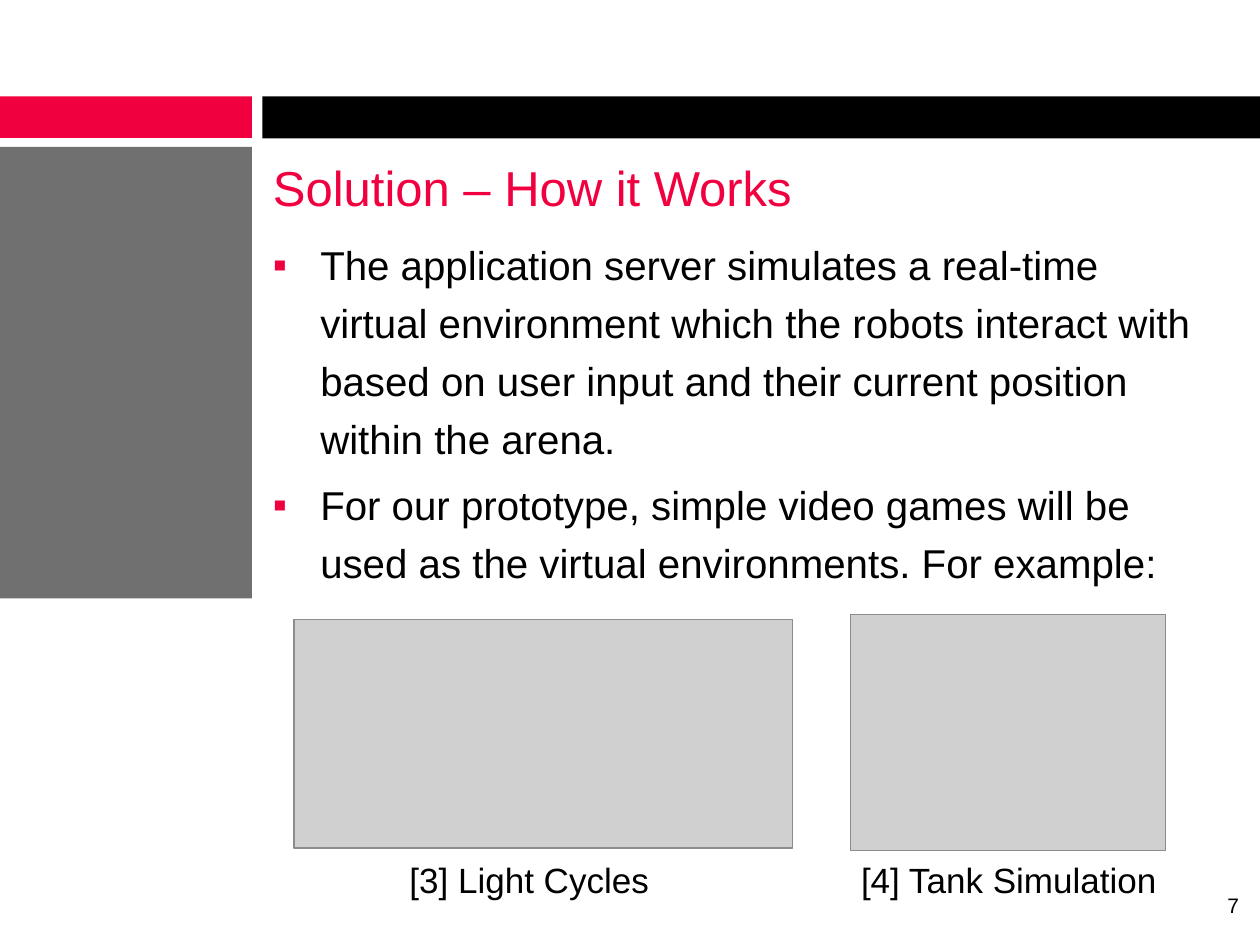
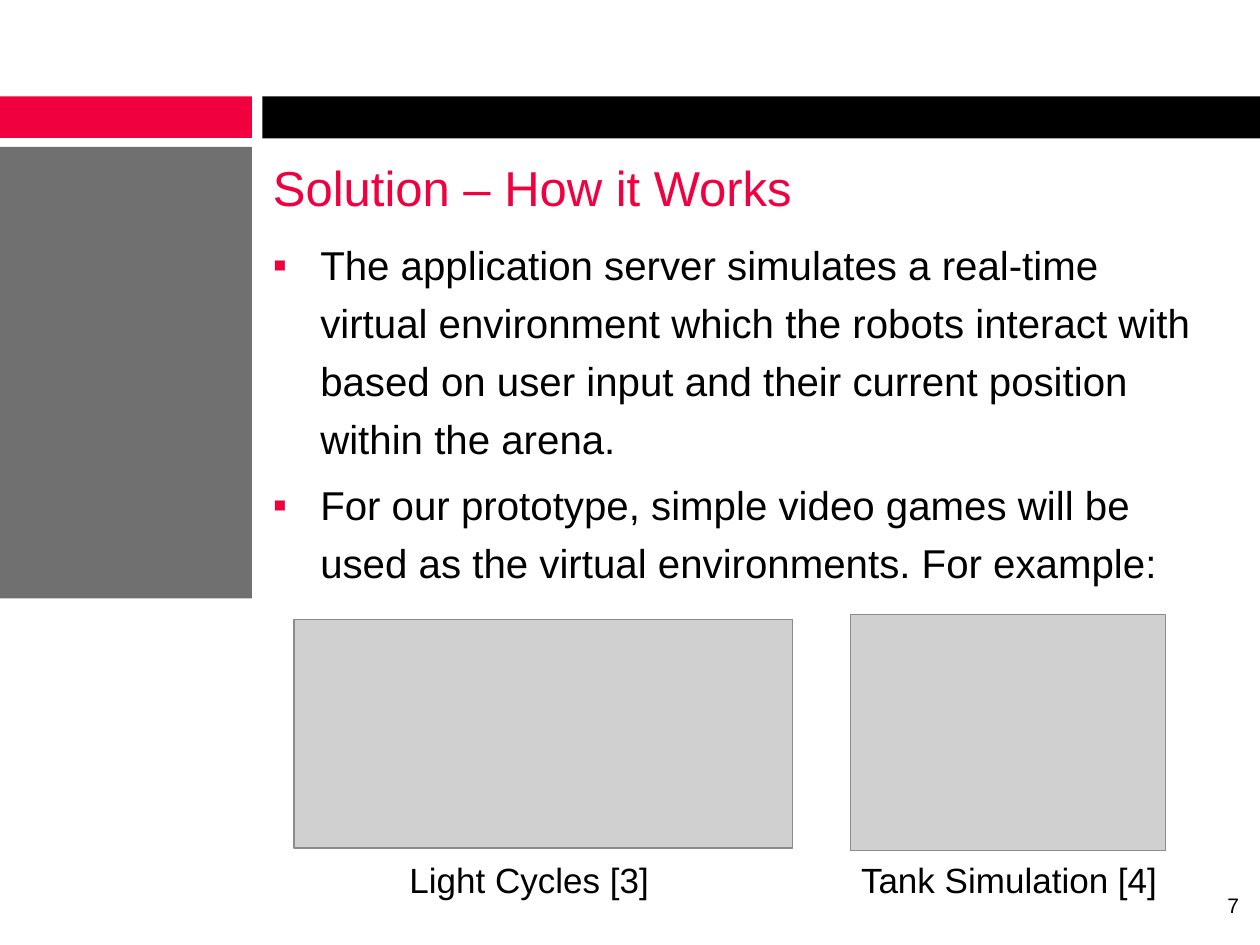
Before and after one commit to alexcraig/RoboWars, a slide deck: slide 7 of docs/presentation_slides/RoboWarsPresentation_AlexCraig.pptx. Drawn at 1260x945 pixels with LibreOffice and Linux fonts; fonts in the diff are those of the drawing; grey boxes stand for pictures; background and template pictures are left out. Boxes give left, top, right and bottom in pixels: in the first picture for what was removed or moved away, otherwise in the second. Text is boxed around its words. In the diff, an @@ line names an element or a change of style, - is before the commit and + after.

```diff
--- a/docs/presentation_slides/RoboWarsPresentation_AlexCraig.pptx
+++ b/docs/presentation_slides/RoboWarsPresentation_AlexCraig.pptx
@@ text at (409, 867, 649, 900): text changed @@
-[3] Light Cycles
+Light Cycles [3]
@@ text at (861, 867, 1157, 900): text changed @@
-[4] Tank Simulation
+Tank Simulation [4]
```
Also in this commit, not shown: 6 other slides changed, 1 slide added.
